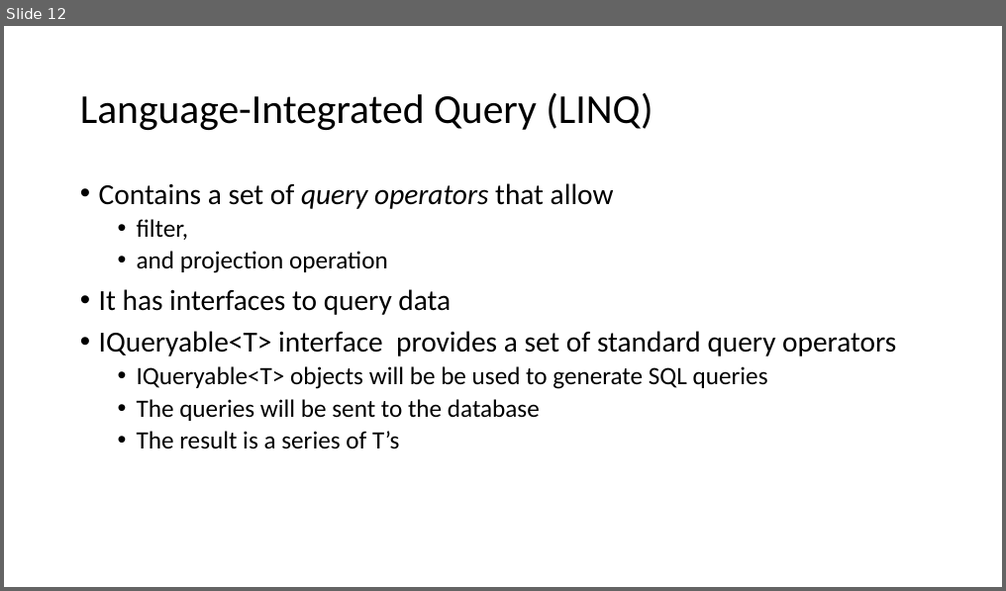
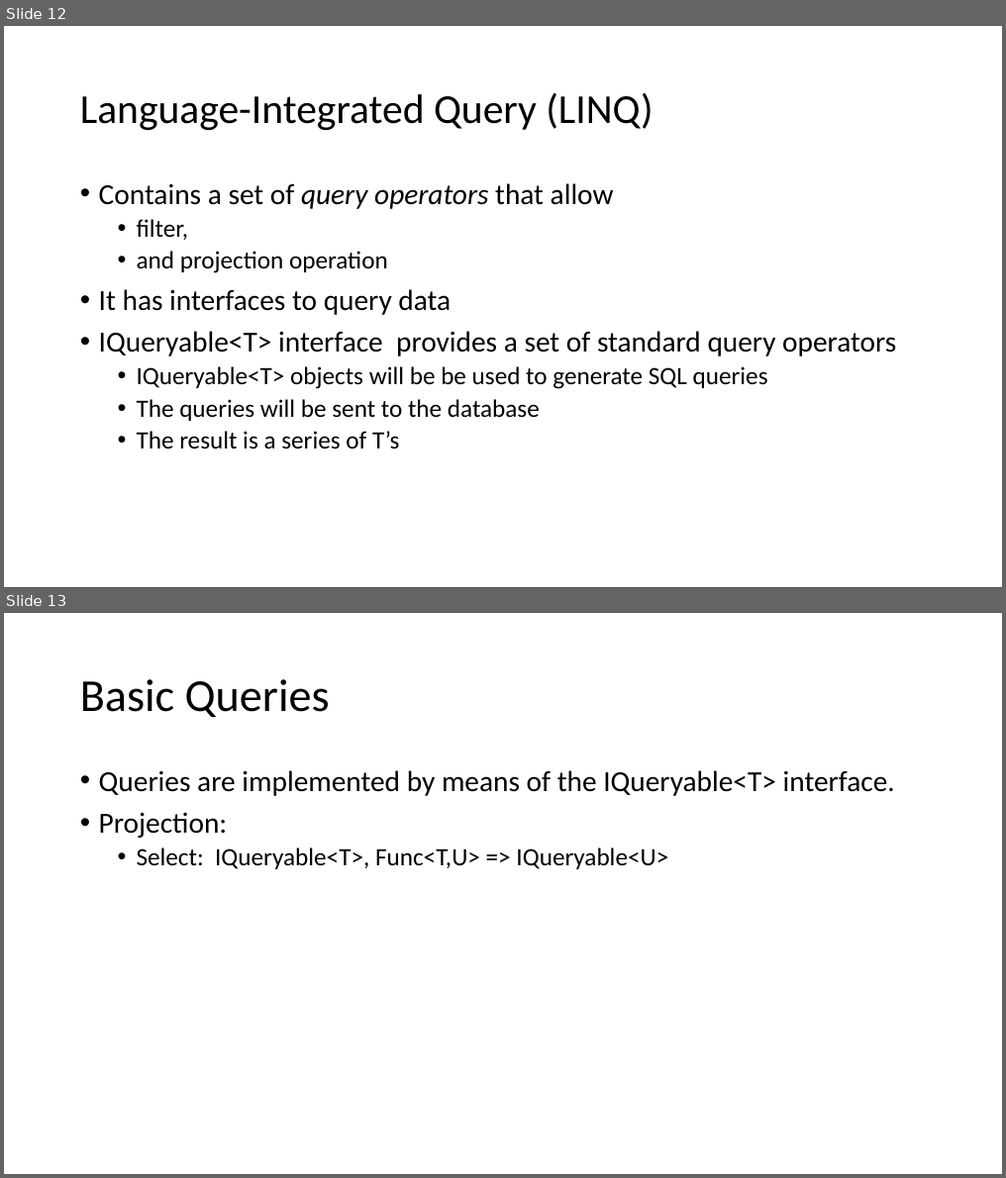
Before and after one commit to hogeschool/Development--Web, a slide deck: Lesson2/lesson2.pptx. Shown one above the other, each under a label of ours: slide 12 before the commit, slides 12 and 13 after it. The pictures are 1006x591 and 1006x1178 pixels, drawn with LibreOffice and Linux fonts; fonts in the diff are those of the drawing. Boxes give left, top, right and bottom in pixels: in the first picture for what was removed or moved away, otherwise in the second. Text is boxed around its words. In the diff, an @@ line names an element or a change of style, - is before the commit and + after.

```diff
--- a/Lesson2/lesson2.pptx
+++ b/Lesson2/lesson2.pptx
@@ slide 13 added at (x1=4, y1=613, x2=1002, y2=1174), background #FFFFFF @@
@@ title added at (x1=80, y1=679, x2=330, y2=717), 44 pt, text #000000 @@
+Basic Queries
@@ text added at (x1=99, y1=770, x2=895, y2=869), 28 pt, text #000000 @@
+• Queries are implemented by means of the IQueryable<T> interface.
+• Projection:
+  • Select: IQueryable<T>, Func<T,U> => IQueryable<U>
```
Also in this commit, not shown: 3 slides changed, 2 other slides added.
